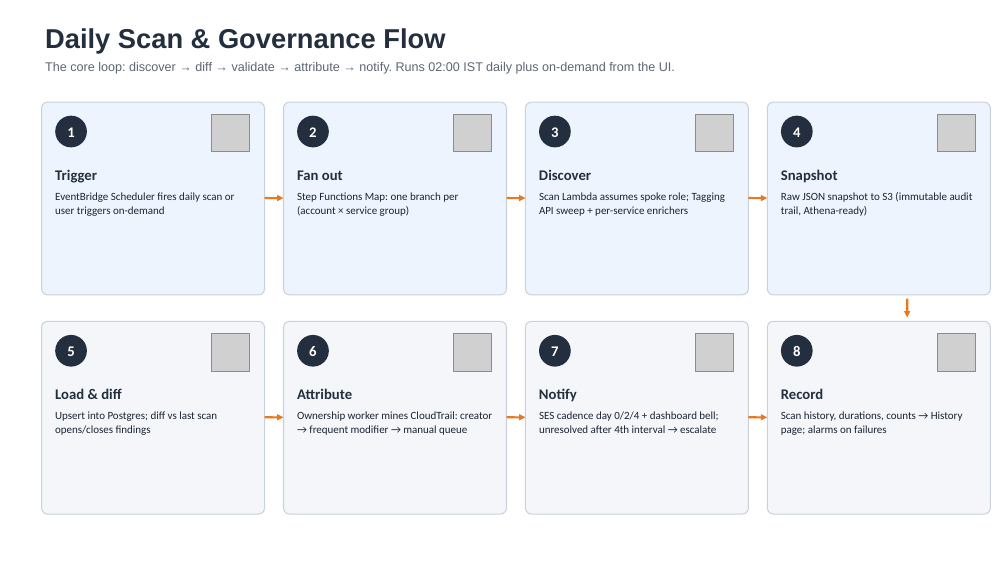
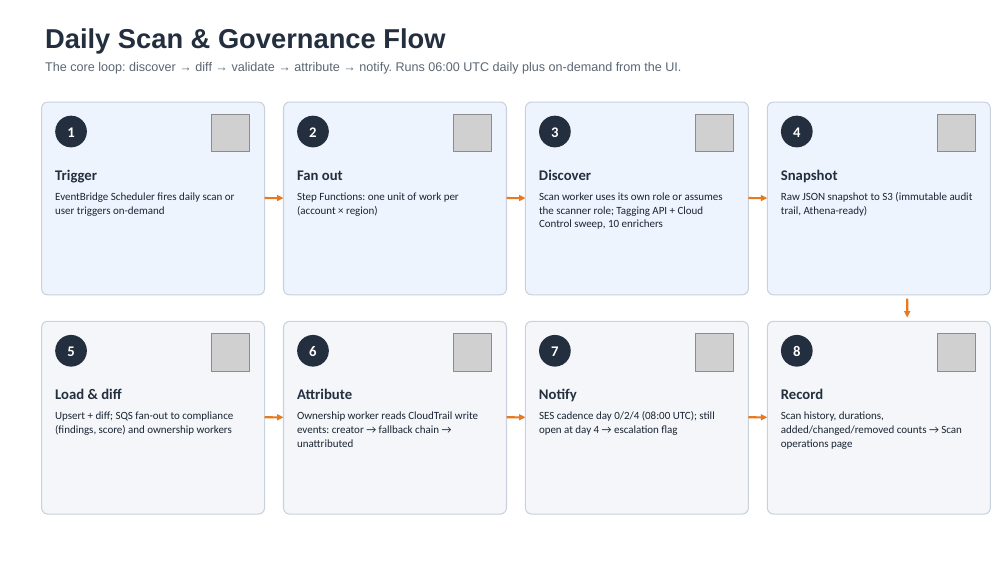
Before and after one commit to SumanKanrar-IEM/CloudPulse-AI, a slide deck: slide 3 of docs/CloudPulse-AI_Architecture.pptx. Drawn at 1008x567 pixels with LibreOffice and Linux fonts; fonts in the diff are those of the drawing; grey boxes stand for pictures. Boxes give left, top, right and bottom in pixels: in the first picture for what was removed or moved away, otherwise in the second. Text is boxed around its words. In the diff, an @@ line names an element or a change of style, - is before the commit and + after.

```diff
--- a/docs/CloudPulse-AI_Architecture.pptx
+++ b/docs/CloudPulse-AI_Architecture.pptx
@@ text at <box>45,62,681,74</box>: text changed @@
-The core loop: discover → diff → validate → attribute → notify. Runs 02:00 IST daily plus on-demand from the UI.
+The core loop: discover → diff → validate → attribute → notify. Runs 06:00 UTC daily plus on-demand from the UI.
@@ text at <box>297,192,459,216</box>: text changed @@
-Step Functions Map: one branch per (account × service group)
+Step Functions: one unit of work per (account × region)
@@ text at <box>539,192,723,229</box>: text changed @@
-Scan Lambda assumes spoke role; Tagging API sweep + per-service enrichers
+Scan worker uses its own role or assumes the scanner role; Tagging API + Cloud Control sweep, 10 enrichers
@@ text at <box>55,411,233,435</box>: text changed @@
-Upsert into Postgres; diff vs last scan opens/closes findings
+Upsert + diff; SQS fan-out to compliance (findings, score) and ownership workers
@@ text at <box>297,411,478,447</box>: text changed @@
-Ownership worker mines CloudTrail: creator → frequent modifier → manual queue
+Ownership worker reads CloudTrail write events: creator → fallback chain → unattributed
@@ text at <box>539,411,714,435</box>: text changed @@
-SES cadence day 0/2/4 + dashboard bell; unresolved after 4th interval → escalate
+SES cadence day 0/2/4 (08:00 UTC); still open at day 4 → escalation flag
@@ text at <box>781,411,962,449</box>: text changed @@
-Scan history, durations, counts → History page; alarms on failures
+Scan history, durations, added/changed/removed counts → Scan operations page
```
Also in this commit, not shown: 5 other slides changed, 7 other files.
